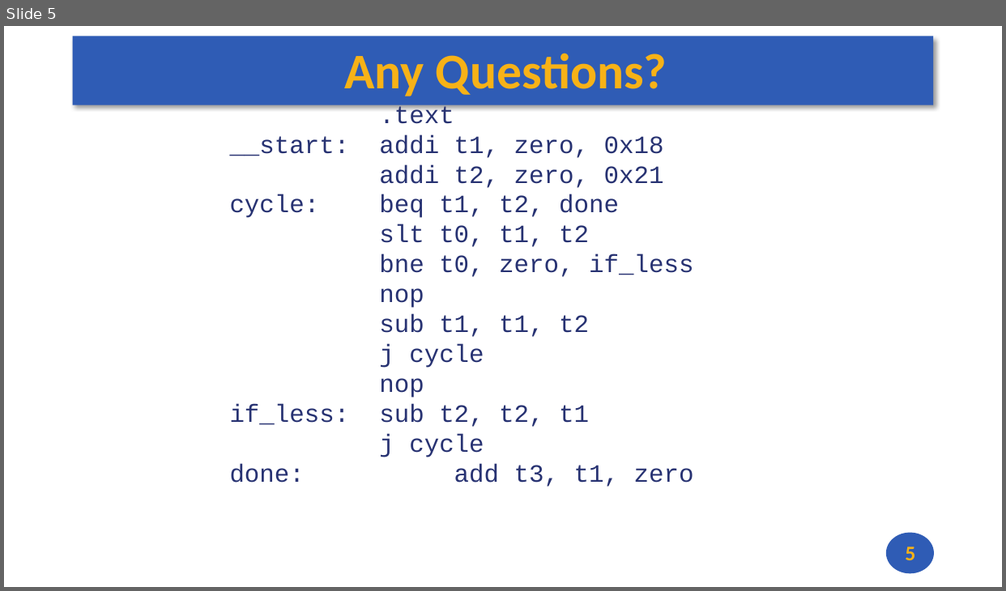
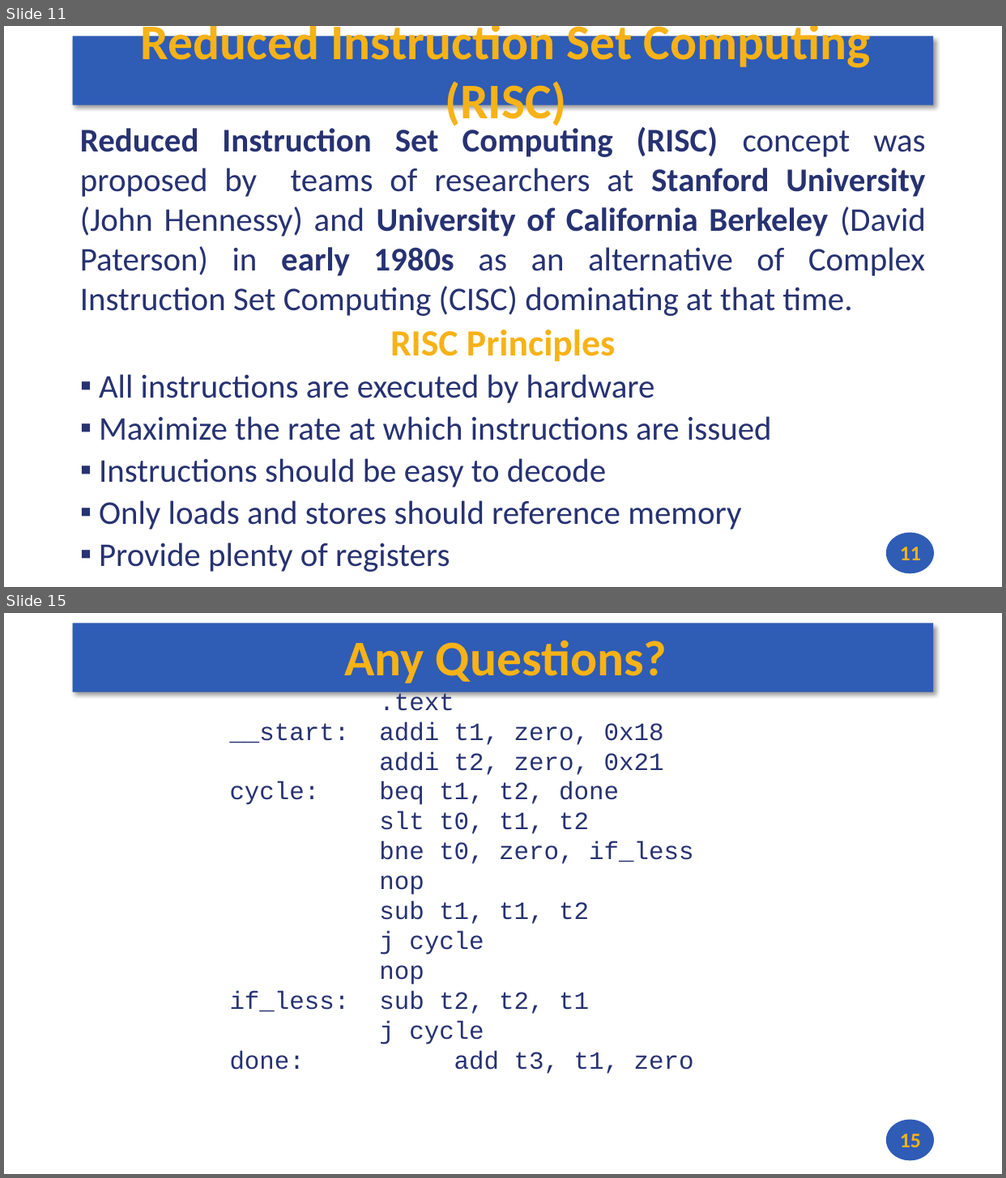
Before and after one commit to andrewt0301/hse-acos-course, a slide deck: docs/part1ca/03_CPU/CA_Lecture_03.pptx. Shown one above the other, each under a label of ours: slide 5 before the commit, slides 11 and 15 after it; the slides between them are not shown. The pictures are 1006x591 and 1006x1178 pixels, drawn with LibreOffice and Linux fonts; fonts in the diff are those of the drawing. Boxes give left, top, right and bottom in pixels: in the first picture for what was removed or moved away, otherwise in the second. Text is boxed around its words. In the diff, an @@ line names an element or a change of style, - is before the commit and + after.

```diff
--- a/docs/part1ca/03_CPU/CA_Lecture_03.pptx
+++ b/docs/part1ca/03_CPU/CA_Lecture_03.pptx
@@ slide 11 added at (4,26,1002,587), background #FFFFFF; not listed: 2 template elements that a slide beside it also shows @@
@@ title added at (141,26,870,130), 48 pt, text #F7B217, bold @@
+Reduced Instruction Set Computing (RISC)
@@ text added at (80,124,926,572), 31.9 pt, text #273272 @@
+Reduced Instruction Set Computing (RISC) concept was proposed by teams of researchers at Stanford University (John Hennessy) and University of California Berkeley (David Paterson) in early 1980s as an alternative of Complex Instruction Set Computing (CISC) dominating at that time.
+RISC Principles
+▪ All instructions are executed by hardware
+▪ Maximize the rate at which instructions are issued
+▪ Instructions should be easy to decode
+▪ Only loads and stores should reference memory
+▪ Provide plenty of registers
@@ page number added at (900,547,921,561), 20 pt, text #F7B217, bold @@
+11
@@ what was slide 5 is now slide 15 @@
@@ page number at (900,1134,921,1148): text changed @@
-5
+15
```
Also in this commit, not shown: 2 slides changed, 11 other slides added, 2 slides removed, 2 other files.
